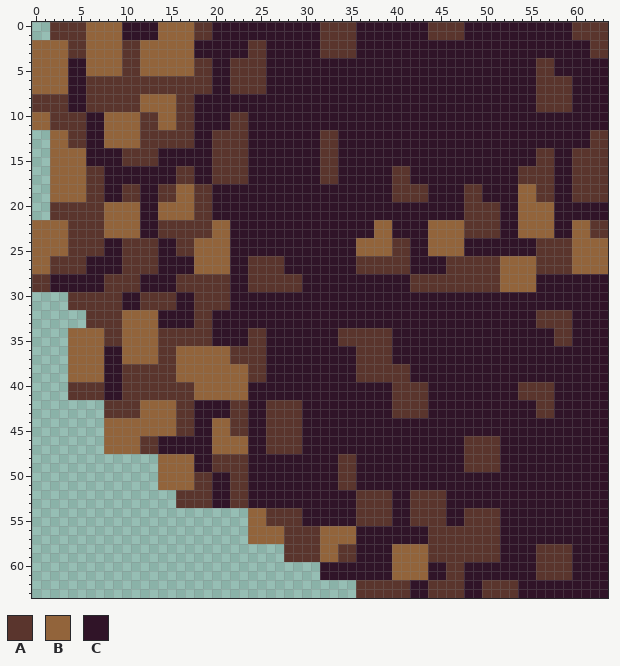
One commit to this pixel-art sprite: sprites/Spr_terra_4/5ace0aee-f5b7-434b-8e36-c5dd807068ef.png. This is how it looked before the edit.
The file is 64x64 pixels.
Palette (. is transparent): A #5a352d  B #92643b  C #301428
Pixels before (only the part around the change), first column x 0:
 0 ..AAAABBBBCCCCBBBBAACCCCCCCC
 1 ..AAAABBBBCCCCBBBBAACCCCCCCC
 2 BBBBAABBBBAABBBBBBCCCCCCAACC
 3 BBBBAABBBBAABBBBBBCCCCCCAACC
 4 BBBBCCBBBBAABBBBBBAACCAAAACC
 5 BBBBCCBBBBAABBBBBBAACCAAAACC
 6 BBBBCCAAAAAAAAAAAAAACCAAAACC
 7 BBBBCCAAAAAAAAAAAAAACCAAAACC
 8 AAAACCAAAAAABBBBAACCCCCCCCCC
 9 AAAACCAAAAAABBBBAACCCCCCCCCC
10 BBAAAACCBBBBAABBAACCCCAACCCC
11 BBAAAACCBBBBAABBAACCCCAACCCC
12 ..BBAACCBBBBAAAAAACCAAAACCCC
13 ..BBAACCBBBBAAAAAACCAAAACCCC
14 ..BBBBCCCCAAAACCCCCCAAAACCCC
15 ..BBBBCCCCAAAACCCCCCAAAACCCC
16 ..BBBBAACCCCCCCCAACCAAAACCCC
17 ..BBBBAACCCCCCCCAACCAAAACCCC
18 ..BBBBAACCAACCAABBAACCCCCCCC
19 ..BBBBAACCAACCAABBAACCCCCCCC
20 ..AAAAAABBBBCCBBBBAACCCCCCCC
21 ..AAAAAABBBBCCBBBBAACCCCCCCC
22 BBBBAAAABBBBCCAAAAAABBCCCCCC
23 BBBBAAAABBBBCCAAAAAABBCCCCCC
24 BBBBAAAACCAAAACCAABBBBCCCCCC
25 BBBBAAAACCAAAACCAABBBBCCCCCC
26 BBAAAACCCCAAAACCCCBBBBCCAAAA
27 BBAAAACCCCAAAACCCCBBBBCCAAAA
28 AACCCCCCAAAACCCCAAAAAACCAAAA
29 AACCCCCCAAAACCCCAAAAAACCAAAA
30 ....AAAAAACCAAAACCAAAACCCCCC
31 ....AAAAAACCAAAACCAAAACCCCCC
32 ......AAAABBBBCCCCAACCCCCCCC
33 ......AAAABBBBCCCCAACCCCCCCC
34 ....BBBBAABBBBAAAAAACCCCAACC
35 ....BBBBAABBBBAAAAAACCCCAACC
36 ....BBBBCCBBBBAABBBBBBAAAACC
And afterwards:
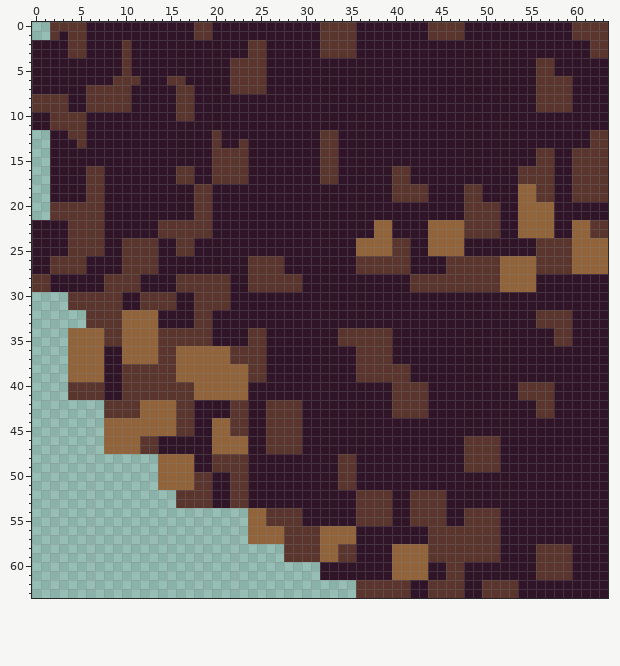
The edit:
Changed rows in their new state; - is an unchanged pixel.
first column x 0:
 0 ------CCCC----CCCC------
 1 ---C--CCCC----CCCC------
 2 CCCC--CCCC-CCCCCCC------
 3 CCCC--CCCC-CCCCCCC------
 4 CCCC--CCCC-CCCCCCCCC----
 5 CCCC--CCCC-CCCCCCCCC----
 6 CCCC--CCC---CCC--CCC----
 7 CCCC-------CCCCC--CC----
 8 -----------CCCCC--------
 9 -----------CCCCC--------
10 CC------CCCCCCCC------CC
11 CC------CCCCCCCCCC----CC
12 --CC----CCCCCCCCCC---CCC
13 --CCC---CCCCCCCCCC---CC-
14 --CCCC----CCCC----------
15 --CCCC----CCCC----------
16 --CCCC------------------
17 --CCCC------------------
18 --CCCC----CC--CCCC------
19 --CCCC----CC--CCCC------
20 --------CCCC--CCCC------
21 --------CCCC--CCCC------
22 CCCC----CCCC--------CC--
23 CCCC----CCCC--------CC--
24 CCCC--------------CCCC--
25 CCCC--------------CCCC--
26 CC----------------CCCC--
27 CC----------------CCCC--
